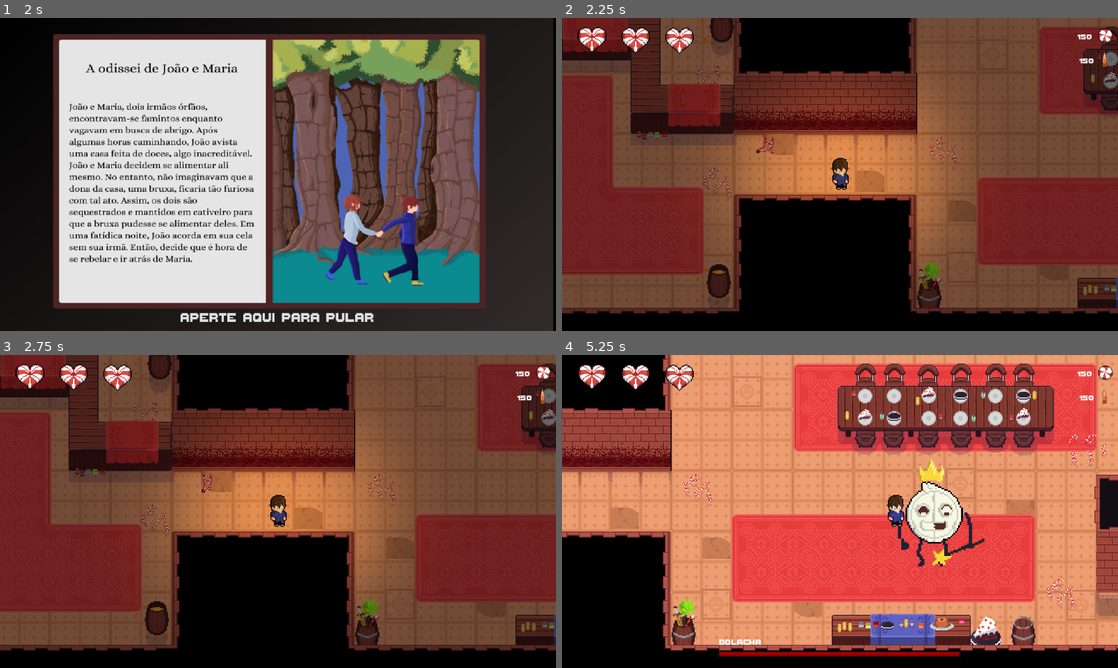
Above: before the commit, frames 1-4 (two rows, left to right).
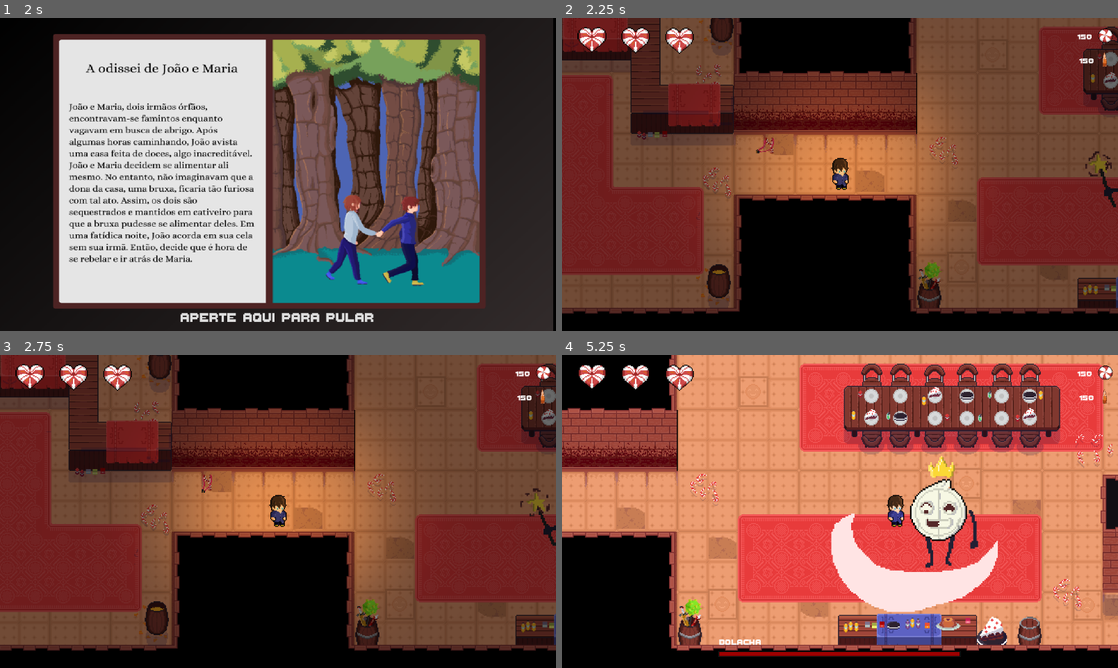
Above: after the commit, the same moments.

Repository: mtab-dev/bulletspeel
Game: Godot game, scene res://scenes/levels/main_menu.tscn
Two runs of this game, one before a commit and one after it. Both use one fixed random seed, a clock stepped at 60 frames per second and the inputs below. Sound files missing from this copy of the repository are replaced by a short silence.
Inputs (mouse positions are in pixels of both pictures, inside the frame that each line leads up to):
- Up to frame 1 (2 s): click (283, 193) at 0.5 s; click "JOGAR" at 1.25 s
- Up to frame 2 (2.25 s): click "APERTE AQUI PARA PULAR" at 2 s
- Up to frame 3 (2.75 s): no input
- Up to frame 4 (5.25 s): move the mouse to (962, 495) at 2.77 s; hold D (right) 2.78-3.5 s; click (962, 495) at 2.92 s; drag from (728, 527) to (628, 498) at 3.52 s; move the mouse to (895, 442) at 4.27 s; hold D (right) 4.28-5 s; drag from (812, 574) to (934, 520) at 5.02 s

Frame 1 is identical in both runs. In frame 2, 0.3% of the frame differs, in the area x 94-100%, y 42-61%; in frame 3, 0.2%; in frame 4, 23%, in the area x 0-100%, y 0-95%.

Commit message:
feat: started rating screen

Diff:
--- a/scenes/enemies/cookie.tscn
+++ b/scenes/enemies/cookie.tscn
@@ -77,6 +77,7 @@
 [ext_resource type="Script" path="res://scripts/enemies/bigCookie/cookieIdle.gd" id="74_ihnij"]
 [ext_resource type="Script" path="res://scripts/enemies/bigCookie/cookieChase.gd" id="75_mc83i"]
 [ext_resource type="Script" path="res://scripts/enemies/bigCookie/cookieTransform.gd" id="77_gygej"]
+[ext_resource type="Script" path="res://scripts/enemies/bigCookie/cookieAttack.gd" id="78_11of4"]
 
 [sub_resource type="CircleShape2D" id="CircleShape2D_qi6nh"]
 radius = 54.4518
@@ -340,11 +341,13 @@
 [node name="cookie" type="CharacterBody2D"]
 script = ExtResource("1_fe4y1")
 
-[node name="detectionArea" type="Area2D" parent="."]
-
-[node name="CollisionShape2D" type="CollisionShape2D" parent="detectionArea"]
+[node name="hitBox" type="Area2D" parent="."]
+
+[node name="CollisionShape2D2" type="CollisionShape2D" parent="hitBox"]
 shape = SubResource("CircleShape2D_qi6nh")
 debug_color = Color(0.818469, 0.333316, 0.594779, 0.42)
+
+[node name="detectionArea" type="Area2D" parent="."]
 
 [node name="collisor" type="CollisionShape2D" parent="detectionArea"]
 position = Vector2(-2, -5)
@@ -432,8 +435,17 @@
 enemy = NodePath("../..")
 anim = NodePath("../../anim")
 
+[node name="attack" type="Node" parent="stateMachine" node_paths=PackedStringArray("enemy", "texture")]
+script = ExtResource("78_11of4")
+enemy = NodePath("../..")
+texture = NodePath("../../anim")
+
+[connection signal="body_entered" from="hitBox" to="stateMachine/idle" method="_on_hit_box_body_entered"]
+[connection signal="body_entered" from="hitBox" to="stateMachine/chase" method="_on_hit_box_body_entered"]
 [connection signal="area_entered" from="detectionArea" to="." method="_on_detection_area_area_entered"]
 [connection signal="animation_finished" from="anim" to="stateMachine/transform" method="_on_anim_animation_finished"]
+[connection signal="animation_finished" from="anim" to="stateMachine/attack" method="_on_animated_sprite_2d_animation_finished"]
 [connection signal="cookieIdleState" from="stateMachine/idle" to="anim" method="_on_idle_cookie_idle_state"]
 [connection signal="cookieChaseState" from="stateMachine/chase" to="anim" method="_on_chase_cookie_chase_state"]
 [connection signal="transformCookieState" from="stateMachine/transform" to="anim" method="_on_transform_transform_cookie_state"]
+[connection signal="Transitioned" from="stateMachine/attack" to="stateMachine/attack" method="_on_transitioned"]
--- /dev/null
+++ b/scenes/levels/beta_screen.tscn
@@ -0,0 +1,62 @@
+[gd_scene load_steps=5 format=3 uid="uid://4h0vqa6ca708"]
+
+[ext_resource type="Script" path="res://scripts/infra/ratingRequest.gd" id="1_1beo1"]
+[ext_resource type="Texture2D" uid="uid://dwu18gldx5boy" path="res://sprites/ui/menu/pauseOverlay.webp" id="1_uhlcf"]
+[ext_resource type="Theme" uid="uid://cjoyqre1lp47" path="res://assets/themes/buttons.tres" id="2_mssvs"]
+[ext_resource type="Texture2D" uid="uid://da6ccrc5x1jtn" path="res://sprites/ui/hud/background_container.png" id="3_m0von"]
+
+[node name="betaScreen" type="Control"]
+layout_mode = 3
+anchors_preset = 15
+anchor_right = 1.0
+anchor_bottom = 1.0
+grow_horizontal = 2
+grow_vertical = 2
+script = ExtResource("1_1beo1")
+
+[node name="Panel" type="Panel" parent="."]
+layout_mode = 0
+offset_right = 40.0
+offset_bottom = 40.0
+
+[node name="texture" type="Sprite2D" parent="Panel"]
+position = Vector2(570, 307)
+scale = Vector2(4, 4)
+texture = ExtResource("1_uhlcf")
+
+[node name="dialogBox" type="Sprite2D" parent="Panel"]
+position = Vector2(552, 356)
+scale = Vector2(1.95508, 1.32031)
+texture = ExtResource("3_m0von")
+
+[node name="title" type="Button" parent="."]
+layout_mode = 0
+offset_left = 414.0
+offset_top = 168.0
+offset_right = 694.0
+offset_bottom = 205.0
+theme = ExtResource("2_mssvs")
+text = "AVALIA AI PA NOIS"
+
+[node name="send" type="Button" parent="."]
+layout_mode = 0
+offset_left = 414.0
+offset_top = 461.0
+offset_right = 694.0
+offset_bottom = 498.0
+theme = ExtResource("2_mssvs")
+text = "ENVIAR"
+
+[node name="TextEdit" type="TextEdit" parent="."]
+layout_mode = 0
+offset_left = 321.0
+offset_top = 287.0
+offset_right = 782.0
+offset_bottom = 428.0
+placeholder_text = "Passe sua avaliação (opcional)"
+
+[node name="HTTPRequest" type="HTTPRequest" parent="."]
+
+[connection signal="pressed" from="send" to="." method="_on_send_pressed"]
+[connection signal="text_changed" from="TextEdit" to="." method="_on_text_edit_text_changed"]
+[connection signal="request_completed" from="HTTPRequest" to="." method="_on_http_request_request_completed"]
--- a/scripts/enemies/bigCookie/cookie.gd
+++ b/scripts/enemies/bigCookie/cookie.gd
@@ -8,10 +8,26 @@
 var player: CharacterBody2D
 
 signal cookieTransform
+signal Transitioned
 
 func _ready():
 	player = get_tree().get_first_node_in_group("Player")
 	healthBar.initHealth(Global.health)
+
+func stateControl():
+	var direction = self.global_position - player.global_position
+	var distance = direction.length()
+	if Global.health == 10:
+		Transitioned.emit(self, "transform")
+	elif distance < 20:
+		Transitioned.emit(self, "attack")
+	elif distance < 150:
+		Transitioned.emit(self, "chase")
+	else:
+		Transitioned.emit(self, "idle")
+
+func _process(delta: float) -> void:
+	stateControl()
 
 func _physics_process(delta):
 	if velocity.x > 0:
@@ -40,3 +56,7 @@
 func _on_enemy_area_enter_body_entered(body: Node2D) -> void:
 	if body.is_in_group('Player'):
 		canvasForBar.visible = true
+
+
+func _on_attack_transitioned() -> void:
+	pass # Replace with function body.
--- /dev/null
+++ b/scripts/enemies/bigCookie/cookieAttack.gd
@@ -0,0 +1,18 @@
+extends State
+class_name CookieAttack
+
+@export var enemy: CharacterBody2D
+@export var texture: AnimatedSprite2D
+var player: CharacterBody2D
+
+func _ready() -> void:
+	player = get_tree().get_first_node_in_group("Player")
+
+func _physics_process(delta: float) -> void:
+	enemy.velocity = Vector2.ZERO
+	texture.play("whiteAttack")
+
+
+func _on_animated_sprite_2d_animation_finished() -> void:
+	if texture.animation == "whiteAttack":
+		Transitioned.emit(self, "chase")
--- a/scripts/enemies/bigCookie/cookieChase.gd
+++ b/scripts/enemies/bigCookie/cookieChase.gd
@@ -22,9 +22,7 @@
 func PhysicsUpdate(_delta: float):
 	if Global.health == 10:
 		transform()
-	var direction = player.global_position - enemy.global_position
-	var distance = direction.length()
-	if distance > 150:
-		enemy.velocity = direction.normalized() * moveSpeed
-	if distance > 300:
-		Transitioned.emit(self, "idle")
+
+func _on_hit_box_body_entered(body: Node2D) -> void:
+	if(body.is_in_group("Player")):
+		Transitioned.emit(self, "attack")
--- a/scripts/enemies/bigCookie/cookieIdle.gd
+++ b/scripts/enemies/bigCookie/cookieIdle.gd
@@ -29,11 +29,8 @@
 func PhysicsUpdate(_delta: float):
 	if Global.health == 10:
 		enemy.velocity = Vector2.ZERO
-		Transitioned.emit(self, "transform")
 	else:
 		if enemy:
 			enemy.velocity = moveDirection * moveSpeed
 		if player:
 			var direction = player.global_position - enemy.global_position
-			if direction.length() < 150:
-				Transitioned.emit(self, "chase")
--- a/scripts/infra/ratingRequest.gd
+++ b/scripts/infra/ratingRequest.gd
@@ -1,31 +1,38 @@
 extends Node
 
 @onready var app: HTTPRequest = $HTTPRequest
-@export var clientFeedback: String
 @export var rating: int
+var clientFeedback: String = "aaaaaaaa"
 
-var url = "https://bullet-rating-e4a2d5156cb5.herokuapp.com/api/feedback/new"
-var headers = ["Content-Type: application/json"]
-var data = {
-	"rate": rating,
-	"feedback": clientFeedback
-}
-var json_data = JSON.stringify(data)
 
 func _ready():
 	pass
 
 func requestApi():
+	var url = "https://bullet-rating-e4a2d5156cb5.herokuapp.com/api/feedback/new"
+	var headers = ["Content-Type: application/json"]
+	var data = {
+		"rate": rating,
+		"feedback": clientFeedback
+	}
+	var json_data = JSON.stringify(data)
 	var response = app.request(url, headers,HTTPClient.METHOD_POST, json_data)
 
 func _process(delta):
 	pass
-
-func _on_go_ahead_pressed():
-	requestApi()
 
 func _on_http_request_request_completed(result: int, response_code: int, headers: PackedStringArray, body: PackedByteArray) -> void:
 	print(result)
 	print(response_code)
 	print(body)
 	get_tree().quit()
+
+
+func _on_send_pressed() -> void:
+	requestApi()
+
+
+func _on_text_edit_text_changed(text) -> void:
+	print(text)
+	rating = 3
+	clientFeedback = text
--- a/scripts/states/stateMachine.gd
+++ b/scripts/states/stateMachine.gd
@@ -31,4 +31,5 @@
 	if currentState:
 		currentState.Exit()
 	newState.Enter()
+	print(newState)
 	currentState = newState
Not shown: 1 places in scenes/enemies/cookie.tscn that only renumber resources
Not shown: 2 places in scenes/levels/level_one.tscn that only renumber resources
Not shown: 1 places in scenes/levels/main_menu.tscn that only renumber resources
Binary file added: sprites/ui/hud/background_container.png
Not shown, added: sprites/ui/hud/background_container.png.import
